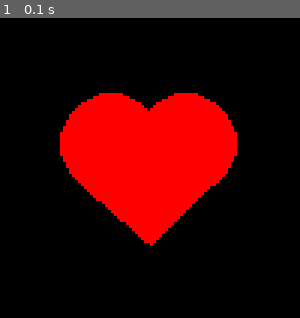
Above: before the commit, frame 1.
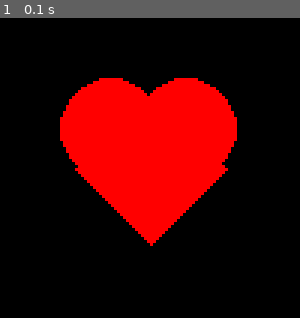
Above: after the commit, the same moment.

Repository: saegl5/myprojects
Game: pygame game, started from Codes/Bucket/heart.py
The game is run twice, just before and just after one commit, with the same random seed, the same clock (stepped at 60 frames per second) and the same inputs.
Inputs:
- Up to frame 1 (0.1 s): no input

The runs differ from the first frame. In frame 1, 3.9% of the frame differs, in the area x 20-79%, y 20-75%.

Commit message:
redid heart based on starting position and size

Diff:
--- a/Codes/Bucket/heart.py
+++ b/Codes/Bucket/heart.py
@@ -8,6 +8,8 @@
 screen = pygame.display.set_mode(size)
 done = False
 clock = pygame.time.Clock()
+position = (50, 50) # define x- and y-coordinates
+size = 100 # define percentage
 
 while not done:
     for event in pygame.event.get():
@@ -15,19 +17,18 @@
             done = True
     screen.fill(BLACK)
     # --- Drawing code
-    offset1 = 20
-    c_x = (25+50)/2
-    c_y = (50+75)/2
-    a = 50-c_x
-    b = c_y-50
-    pygame.draw.circle(screen, RED, (c_x, c_y-offset1), radius=math.sqrt(a**2 + b**2), width=0)
-    c_x = (50+75)/2
-    c_y = c_x
-    a = c_x-50
-    b = a
-    pygame.draw.circle(screen, RED, (c_x, c_y-offset1), radius=math.sqrt(a**2 + b**2), width=0)
-    offset2 = 1
-    pygame.draw.polygon(screen, RED, [(50, 50-offset1), (75-offset2*2, 75-offset1-offset2*2), (50, 100-offset1-offset2*5), (25+offset2, 75-offset1-offset2)], width=0)
+    # Polygon
+    p_top = (position[0], position[1]-size/4)
+    p_right = (position[0]+size/4, position[1])
+    p_bottom = (position[0], position[1]+size/4)
+    p_left = (position[0]-size/4, position[1])
+    pygame.draw.polygon(screen, RED, [p_top, p_right, p_bottom, p_left], width=0)
+    # Circles
+    c_top_left = ((p_left[0]+p_top[0])/2, (p_left[1]+p_top[1])/2)
+    c_top_right = ((p_top[0]+p_right[0])/2, (p_top[1]+p_right[1])/2)
+    r = size/4*math.sqrt(2)/2 # from trigonometric ratios of 45-45-90 degree triangles
+    pygame.draw.circle(screen, RED, c_top_left, radius=r, width=0)
+    pygame.draw.circle(screen, RED, c_top_right, radius=r, width=0)
     # ----------------
     pygame.display.flip()
     clock.tick(60)
